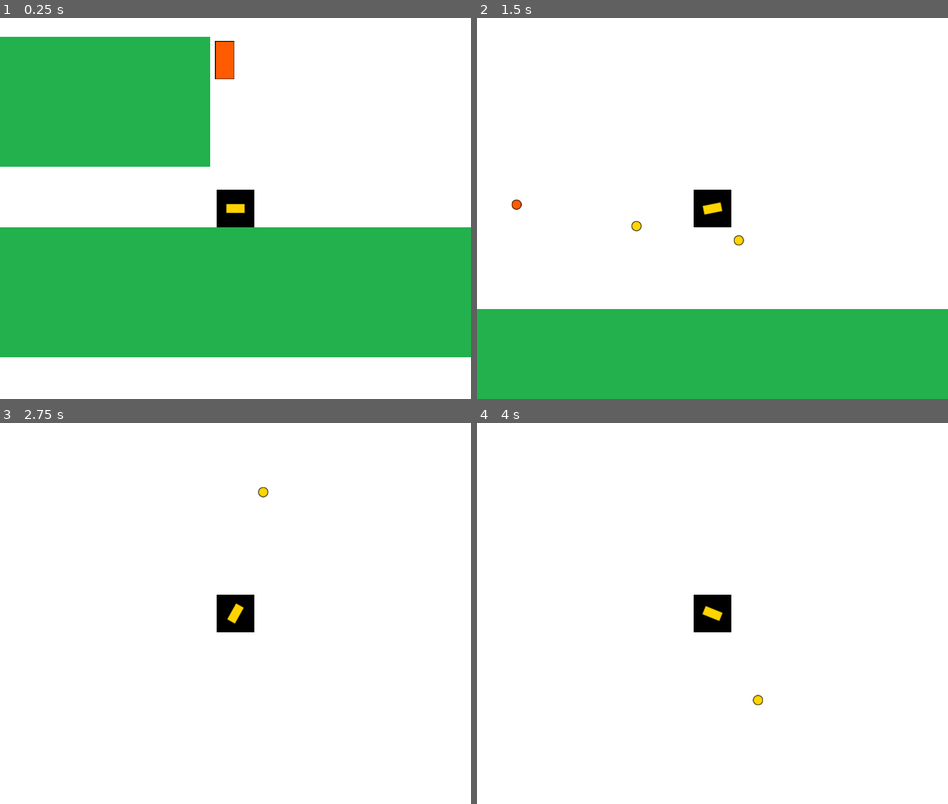
Above: before the commit, frames 1-4 (two rows, left to right).
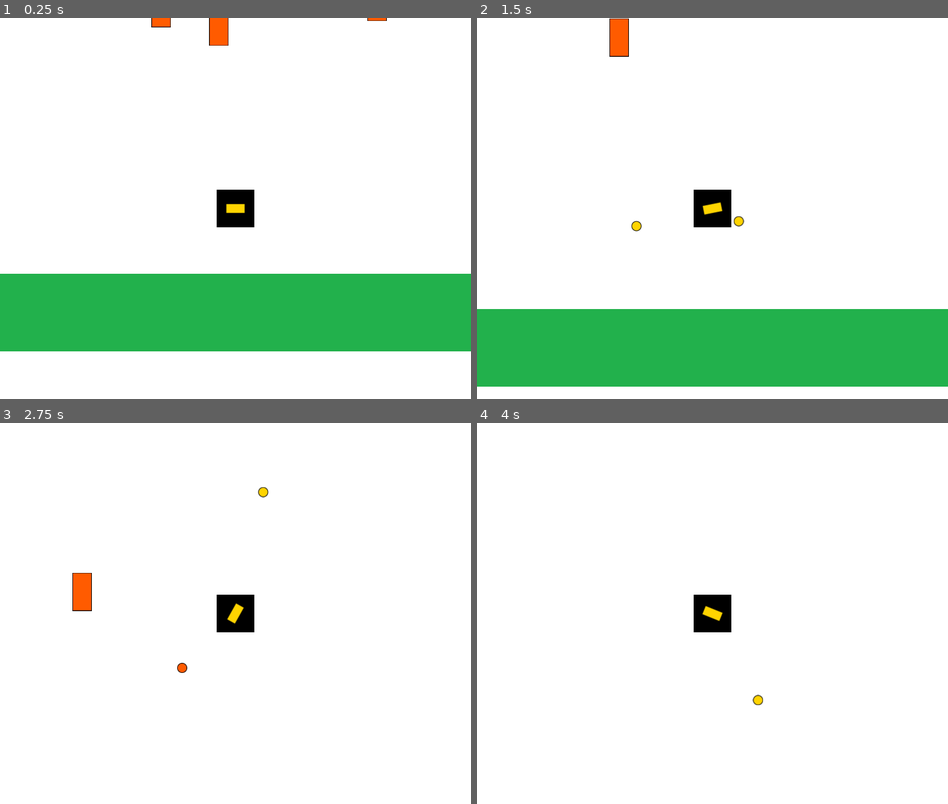
Above: after the commit, the same moments.

Repository: Markosuuu/entregas-ipv-diaz-marcos
Game: Godot game, scene res://Main.tscn
Two runs of this game, one before a commit and one after it. Both use one fixed random seed, a clock stepped at 60 frames per second and the inputs below.
Inputs (mouse positions are in pixels of both pictures, inside the frame that each line leads up to):
- Up to frame 1 (0.25 s): no input
- Up to frame 2 (1.5 s): move the mouse to (816, 189) at 0.52 s; hold D (move_right) 0.53-1.28 s; click (816, 189) at 0.6 s; tap Space (Saltar) at 0.77 s; move the mouse to (618, 227) at 1.27 s; hold A (move_left) from 1.28 s (still down); click (618, 227) at 1.35 s
- Up to frame 3 (2.75 s): tap Space (Saltar) at 1.52 s; move the mouse to (282, 529) at 2.02 s; release A (move_left) at 2.03 s; hold D (move_right) from 2.03 s (still down); click (282, 529) at 2.1 s
- Up to frame 4 (4 s): move the mouse to (688, 689) at 2.77 s; click (688, 689) at 2.85 s; tap Space (Saltar) at 3.02, 3.77 s; move the mouse to (853, 670) at 3.52 s; release D (move_right) at 3.53 s; hold A (move_left) from 3.53 s (still down); click (853, 670) at 3.6 s

The runs differ from the first frame. In frame 1, 30% of the frame differs, in the area x 0-100%, y 0-90%; in frame 2, 3.8%; in frame 3, 0.5%; in frame 4, less than 0.1%.

Commit message:
feat: las torretas spawnean aleatoriamente

Diff:
--- a/entrega-3-diaz-marcos/Main.tscn
+++ b/entrega-3-diaz-marcos/Main.tscn
@@ -5,7 +5,7 @@
 [ext_resource type="Texture2D" uid="uid://bnchqqn0xduh3" path="res://assets/textures/background.png" id="2"]
 [ext_resource type="PackedScene" uid="uid://jol00w8yagys" path="res://entities/mundo/floor.tscn" id="3_3dxm6"]
 [ext_resource type="PackedScene" uid="uid://6m10nni0kxyn" path="res://entities/enemigos/torreta.tscn" id="5_fos0i"]
-[ext_resource type="PackedScene" uid="uid://c4snpyfakpln4" path="res://entities/enemigos/bala_torreta.tscn" id="6_3dxm6"]
+[ext_resource type="Script" uid="uid://iv0hibu1p2rw" path="res://spawner_torretas.gd" id="7_lgr22"]
 
 [node name="Main" type="Node" unique_id=1484748220]
 script = ExtResource("1_cm0pq")
@@ -27,19 +27,17 @@
 
 [node name="Camera2D" type="Camera2D" parent="Player" unique_id=1944427597]
 
-[node name="Torreta" parent="." unique_id=93162652 instance=ExtResource("5_fos0i")]
-position = Vector2(395, 143)
-bala_escena = ExtResource("6_3dxm6")
-
 [node name="PisoGeneral" type="Node" parent="." unique_id=1452922765]
 
 [node name="Floor" parent="PisoGeneral" unique_id=394572773 instance=ExtResource("3_3dxm6")]
-
-[node name="Floor4" parent="PisoGeneral" unique_id=1382769474 instance=ExtResource("3_3dxm6")]
-position = Vector2(-430, -324)
+position = Vector2(396, 582)
 
 [node name="Floor2" parent="PisoGeneral" unique_id=1836465677 instance=ExtResource("3_3dxm6")]
-position = Vector2(799, 0)
+position = Vector2(1188, 582)
 
 [node name="Floor3" parent="PisoGeneral" unique_id=979543337 instance=ExtResource("3_3dxm6")]
-position = Vector2(1599, 0)
+position = Vector2(1980, 582)
+
+[node name="SpawnerTorretas" type="Node" parent="." unique_id=1790003435]
+script = ExtResource("7_lgr22")
+turret_scene = ExtResource("5_fos0i")
--- /dev/null
+++ b/entrega-3-diaz-marcos/entities/enemigos/contenedor_balas.tscn
@@ -0,0 +1,3 @@
+[gd_scene format=3 uid="uid://ni31vrevnlw3"]
+
+[node name="ContenedorBalas" type="Node" unique_id=931922133]
--- a/entrega-3-diaz-marcos/entities/enemigos/torreta.gd
+++ b/entrega-3-diaz-marcos/entities/enemigos/torreta.gd
@@ -8,6 +8,10 @@
 
 var player: Node2D
 var contenedor_bala: Node
+
+func initialize(posicion: Vector2, container: Node) -> void:
+	global_position = posicion
+	set_valores(container)
 
 func set_valores(container):
 	self.contenedor_bala = container
@@ -38,5 +42,6 @@
 	player = body
 
 
-func _on_zona_de_disparo_body_exited(_body: Node2D) -> void:
-	player = null
+func _on_zona_de_disparo_body_exited(body: Node2D) -> void:
+	if body == player:
+		player = null
--- a/entrega-3-diaz-marcos/entities/enemigos/torreta.tscn
+++ b/entrega-3-diaz-marcos/entities/enemigos/torreta.tscn
@@ -2,6 +2,8 @@
 
 [ext_resource type="Texture2D" uid="uid://d2ug0mybgeebc" path="res://assets/textures/turret.png" id="1_md122"]
 [ext_resource type="Script" uid="uid://ykldisbajpdp" path="res://entities/enemigos/torreta.gd" id="2_jdoie"]
+[ext_resource type="PackedScene" uid="uid://c4snpyfakpln4" path="res://entities/enemigos/bala_torreta.tscn" id="3_fxcyp"]
+[ext_resource type="PackedScene" uid="uid://ni31vrevnlw3" path="res://entities/enemigos/contenedor_balas.tscn" id="3_jdoie"]
 
 [sub_resource type="CircleShape2D" id="CircleShape2D_27kq1"]
 radius = 300.0
@@ -9,6 +11,7 @@
 [node name="Torreta" type="Sprite2D" unique_id=93162652]
 texture = ExtResource("1_md122")
 script = ExtResource("2_jdoie")
+bala_escena = ExtResource("3_fxcyp")
 
 [node name="PosicionDisparoTorreta" type="Marker2D" parent="." unique_id=861736238]
 position = Vector2(0, -18)
@@ -25,6 +28,8 @@
 [node name="WhereIsPlayer" type="RayCast2D" parent="." unique_id=90119654]
 collision_mask = 2
 
+[node name="ContenedorBalas" parent="." unique_id=931922133 instance=ExtResource("3_jdoie")]
+
 [connection signal="timeout" from="Timer" to="." method="_on_timer_timeout"]
 [connection signal="body_entered" from="ZonaDeDisparo" to="." method="_on_zona_de_disparo_body_entered"]
 [connection signal="body_exited" from="ZonaDeDisparo" to="." method="_on_zona_de_disparo_body_exited"]
--- a/entrega-3-diaz-marcos/entities/mundo/floor.tscn
+++ b/entrega-3-diaz-marcos/entities/mundo/floor.tscn
@@ -2,16 +2,15 @@
 
 [ext_resource type="Texture2D" uid="uid://ccjh23opjwx24" path="res://assets/textures/floor.png" id="1_a84bp"]
 
-[sub_resource type="RectangleShape2D" id="RectangleShape2D_27kq1"]
-size = Vector2(800, 221)
+[sub_resource type="RectangleShape2D" id="RectangleShape2D_3dxm6"]
+size = Vector2(66, 66)
 
 [node name="Floor" type="StaticBody2D" unique_id=394572773]
 
 [node name="Sprite2D" type="Sprite2D" parent="." unique_id=710849107]
-position = Vector2(400, 537.5)
-scale = Vector2(12.121211, 3.3484848)
+scale = Vector2(12, 2)
 texture = ExtResource("1_a84bp")
 
 [node name="CollisionShape2D" type="CollisionShape2D" parent="." unique_id=1682091384]
-position = Vector2(400, 537.5)
-shape = SubResource("RectangleShape2D_27kq1")
+scale = Vector2(12, 2)
+shape = SubResource("RectangleShape2D_3dxm6")
--- a/entrega-3-diaz-marcos/entities/player/Player.gd
+++ b/entrega-3-diaz-marcos/entities/player/Player.gd
@@ -39,7 +39,7 @@
 		velocity.y += -DISTANCIA_SALTO
 
 
-func _physics_process(delta):
+func _physics_process(_delta):
 	_get_inputs()
 	velocity.y += GRAVEDAD
 	self.move_and_slide()
--- a/entrega-3-diaz-marcos/main.gd
+++ b/entrega-3-diaz-marcos/main.gd
@@ -1,5 +1,8 @@
 extends Node
 
+@onready var player: Node2D = $Player
+@onready var torreta_spawner: Node = $SpawnerTorretas
+
 func _ready() -> void:
-	$Player.set_contenedor_balas(self)
-	$Torreta.set_valores(self)
+	player.set_contenedor_balas(self)
+	torreta_spawner.initialize(player)
--- /dev/null
+++ b/entrega-3-diaz-marcos/spawner_torretas.gd
@@ -0,0 +1,16 @@
+extends Node
+
+@export var turret_scene: PackedScene
+
+func initialize(player: Node2D) -> void:
+	var visible_rect: Rect2 = get_viewport().get_visible_rect()
+	for i in 3:
+		var turret_instance: Node2D = turret_scene.instantiate()
+
+		var turret_pos: Vector2 = Vector2(
+			randf_range(visible_rect.position.x, visible_rect.end.x),
+			randf_range(visible_rect.position.y + 30, player.global_position.y - 50)
+		)
+
+		add_child(turret_instance)
+		turret_instance.initialize(turret_pos, self)
Not shown, added: entrega-3-diaz-marcos/spawner_torretas.gd.uid
